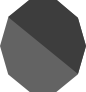
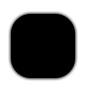
Two versions of the same layered image (86x92). Layer-by-layer changes:
added layer "Rounded Rectangle 1" above "Layer 1" over [11, 14, 75, 78]
hid "Layer 1" over [8, 0, 86, 74]
hid "Polygon 1" over [0, 0, 86, 92]
